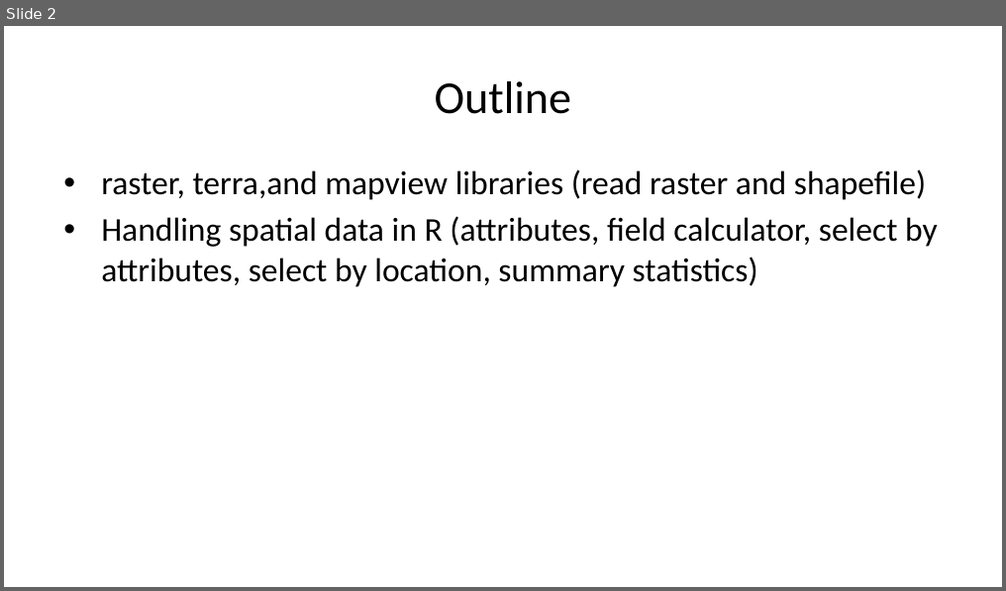
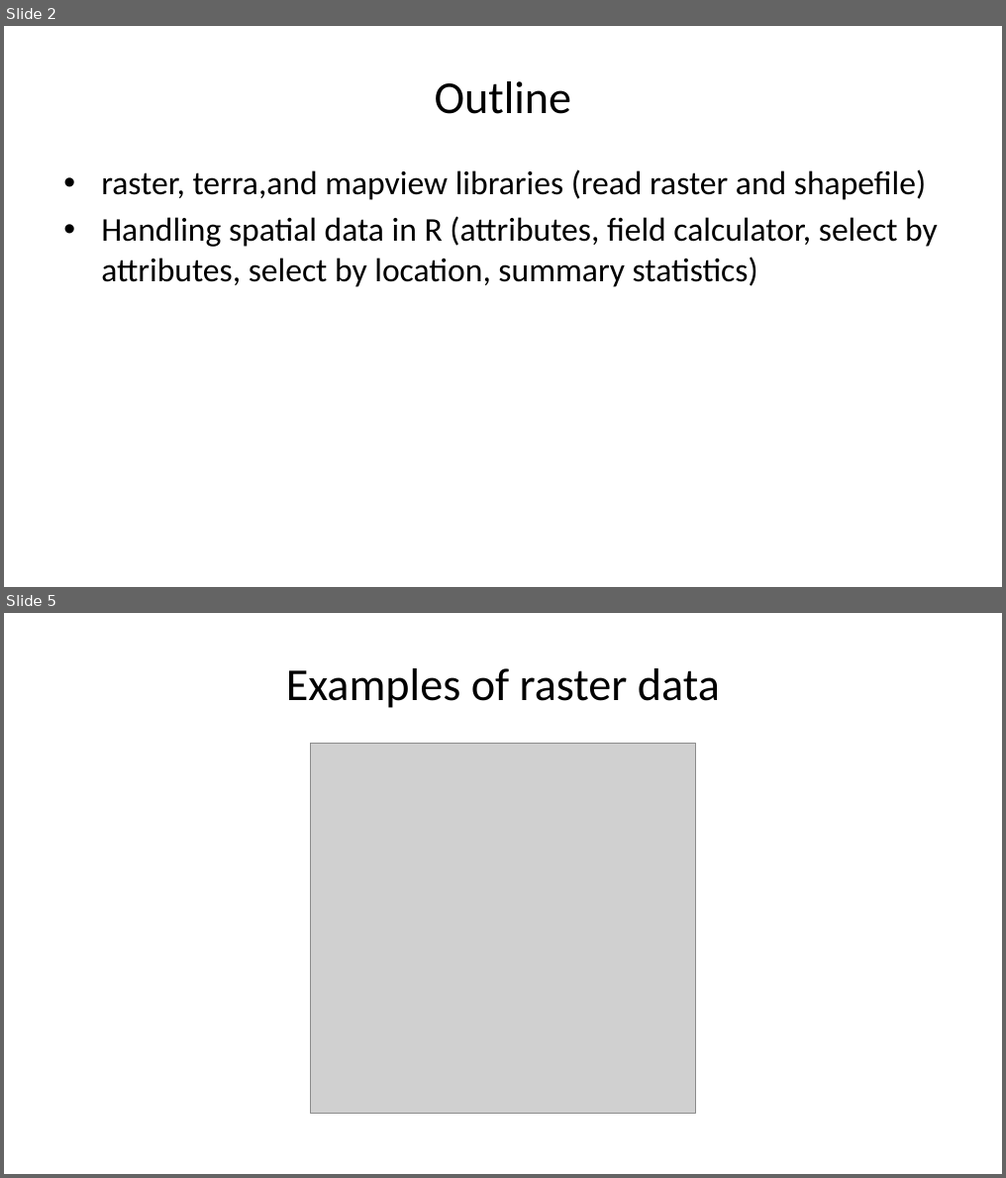
Before and after one commit to yangshao2/Geog4254-5254G, a slide deck: week2/week2.pptx. Shown one above the other, each under a label of ours: slide 2 before the commit, slides 2 and 5 after it; the slides between them are not shown. The pictures are 1006x591 and 1006x1178 pixels, drawn with LibreOffice and Linux fonts; fonts in the diff are those of the drawing; grey boxes stand for pictures. Boxes give left, top, right and bottom in pixels: in the first picture for what was removed or moved away, otherwise in the second. Text is boxed around its words. In the diff, an @@ line names an element or a change of style, - is before the commit and + after.

```diff
--- a/week2/week2.pptx
+++ b/week2/week2.pptx
@@ slide 5 added at [4, 613, 1002, 1174], background #FFFFFF @@
@@ title added at [286, 668, 720, 708], 33 pt, text #000000 @@
+Examples of raster data
@@ picture added at [310, 744, 696, 1114] @@
```
Also in this commit, not shown: 22 other slides added, 35 other files.
